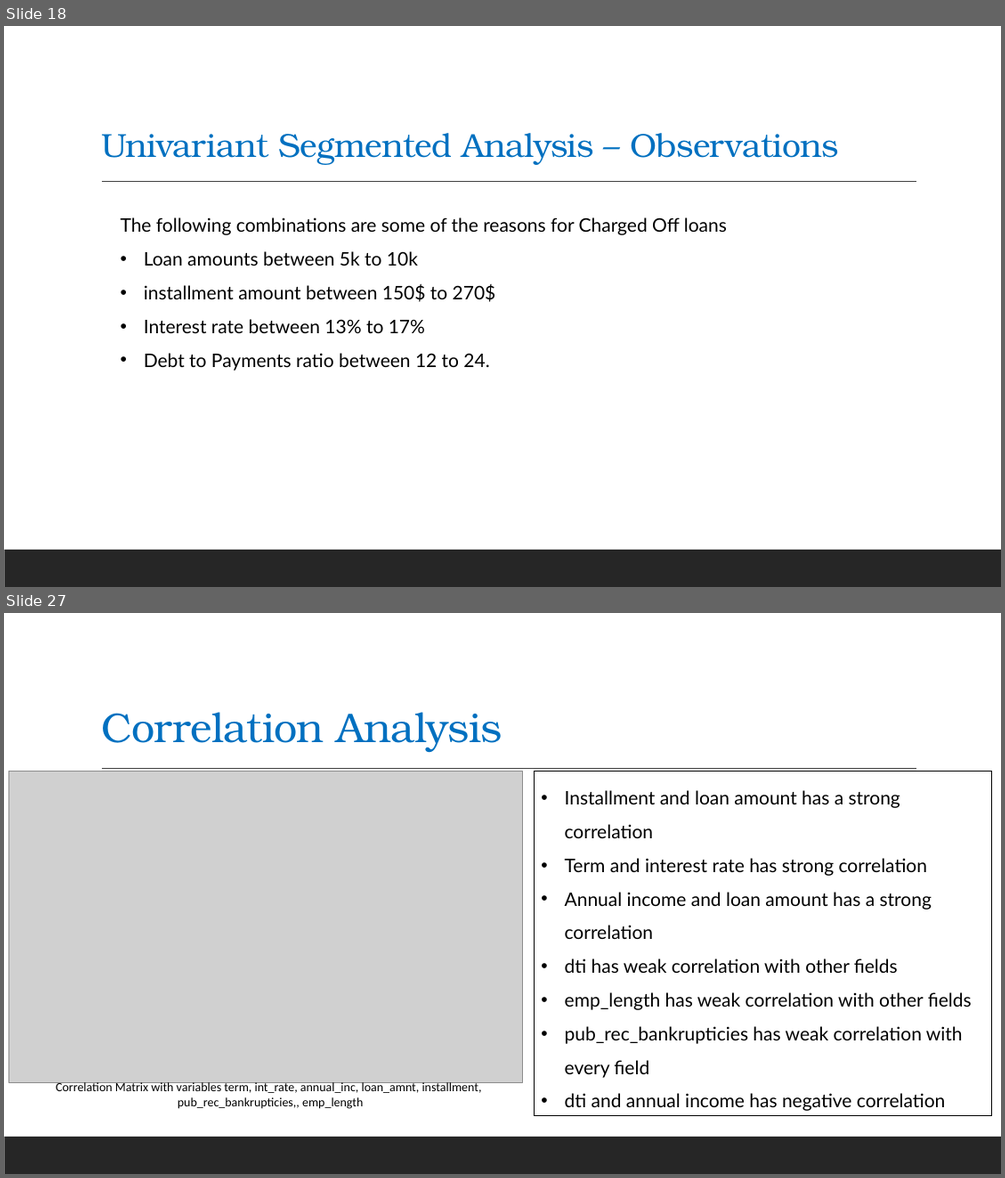
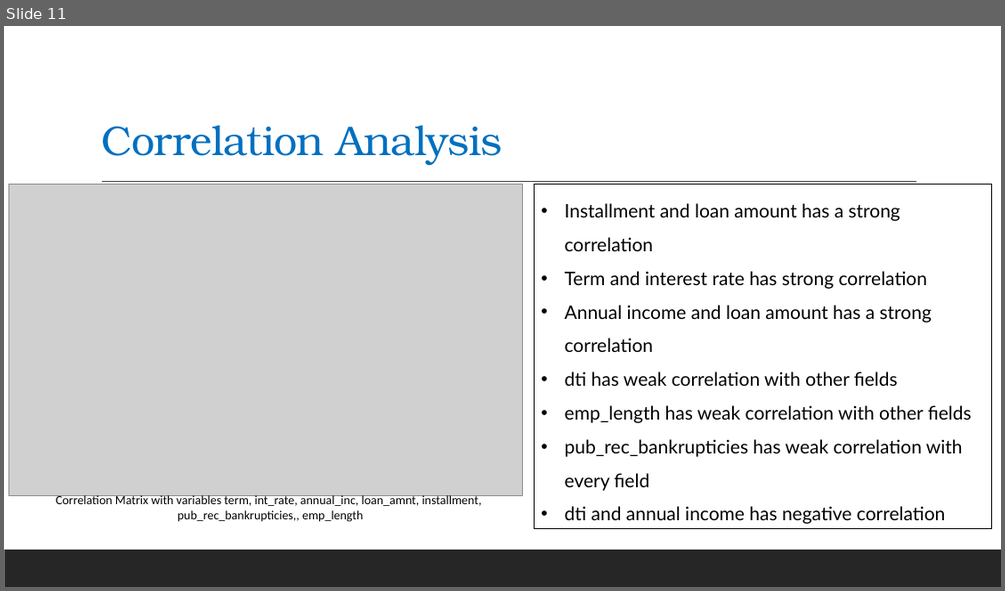
Before and after one commit to mrsivanandareddy/lending-club-case-study, a slide deck: Lending_Club_Case_Study.pptx. Shown one above the other, each under a label of ours: slides 18 and 27 before the commit, slide 11 after it; the slides between them are not shown. The pictures are 1005x1178 and 1005x591 pixels, drawn with LibreOffice and Linux fonts; fonts in the diff are those of the drawing; grey boxes stand for pictures. Boxes give left, top, right and bottom in pixels: in the first picture for what was removed or moved away, otherwise in the second. Text is boxed around its words. In the diff, an @@ line names an element or a change of style, - is before the commit and + after.

```diff
--- a/Lending_Club_Case_Study.pptx
+++ b/Lending_Club_Case_Study.pptx
@@ slide 18 removed at (x1=4, y1=26, x2=1001, y2=587), background #FFFFFF; not listed: 2 template elements that a slide beside it also shows @@
@@ title removed at (x1=101, y1=133, x2=839, y2=165) @@
-Univariant Segmented Analysis – Observations
@@ text removed at (x1=121, y1=217, x2=727, y2=370) @@
-The following combinations are some of the reasons for Charged Off loans
-• Loan amounts between 5k to 10k
-• installment amount between 150$ to 270$
-• Interest rate between 13% to 17%
-• Debt to Payments ratio between 12 to 24.
@@ what was slide 27 is now slide 11 @@
```
Also in this commit, not shown: 10 slides changed, 1 slide added, 15 other slides removed, 1 other file.
